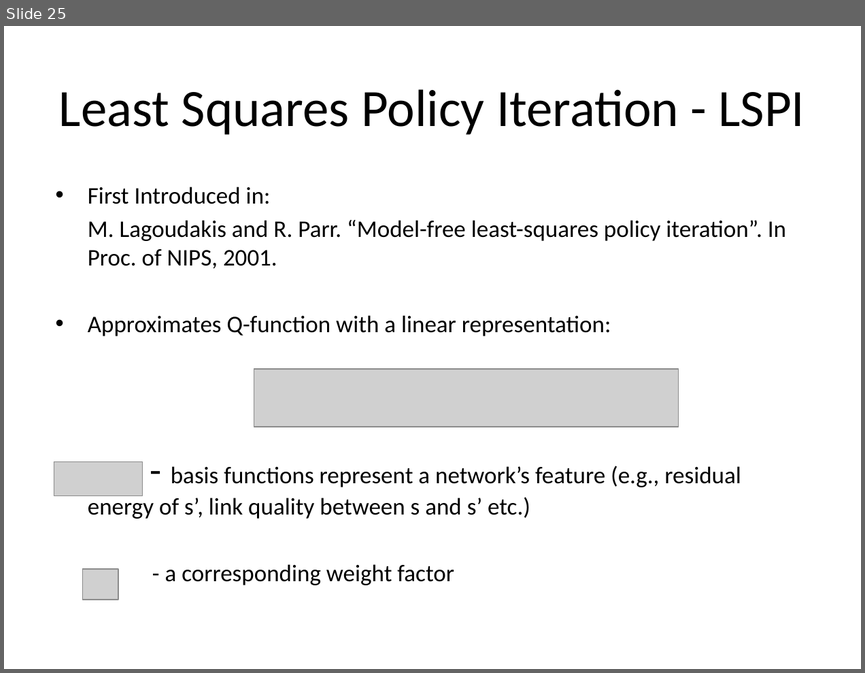
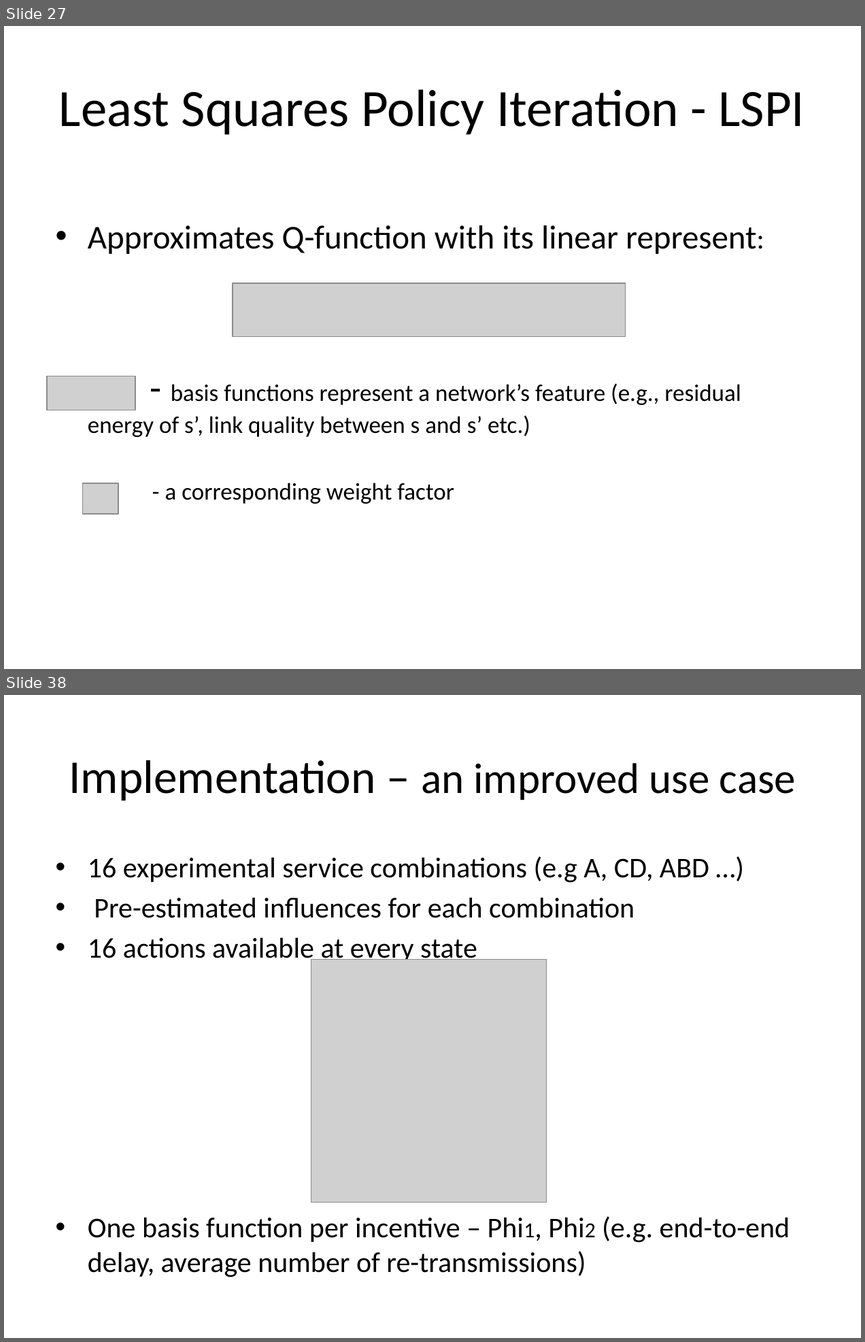
Before and after one commit to ro1208984/learning.java, a slide deck: Mobile Day presentation.pptx. Shown one above the other, each under a label of ours: slide 25 before the commit, slides 27 and 38 after it; the slides between them are not shown. The pictures are 865x673 and 865x1342 pixels, drawn with LibreOffice and Linux fonts; fonts in the diff are those of the drawing; grey boxes stand for pictures. Boxes give left, top, right and bottom in pixels: in the first picture for what was removed or moved away, otherwise in the second. Text is boxed around its words. In the diff, an @@ line names an element or a change of style, - is before the commit and + after.

```diff
--- a/Mobile Day presentation.pptx
+++ b/Mobile Day presentation.pptx
@@ slide 38 added at <box>4,695,861,1338</box>, background #FFFFFF @@
@@ title added at <box>69,760,796,801</box>, 36 pt, text #000000 @@
+Implementation – an improved use case
@@ text added at <box>88,856,789,1277</box>, 24 pt, text #000000 @@
+• 16 experimental service combinations (e.g A, CD, ABD …)
+• Pre-estimated influences for each combination
+• 16 actions available at every state
+• One basis function per incentive – Phi1, Phi2 (e.g. end-to-end delay, average number of re-transmissions)
@@ picture added at <box>311,959,547,1202</box> @@
@@ what was slide 25 is now slide 27 @@
@@ slide 27 changed as well @@
@@ text at <box>88,225,756,254</box>: text changed; size 20 to 28 pt @@
-• First Introduced in:
-M. Lagoudakis and R. Parr. “Model-free least-squares policy iteration”. In Proc. of NIPS, 2001.
-• Approximates Q-function with a linear representation:
+• Approximates Q-function with its linear represent:
@@ picture: place and size @@
-picture at <box>254,369,679,427</box>
+picture at <box>232,283,626,336</box>
@@ picture: place and size @@
-picture at <box>54,461,142,495</box>
+picture at <box>47,376,135,410</box>
@@ picture: place and size @@
-picture at <box>83,569,119,599</box>
+picture at <box>83,483,119,514</box>
```
Also in this commit, not shown: 3 other slides changed, 16 other slides added.
